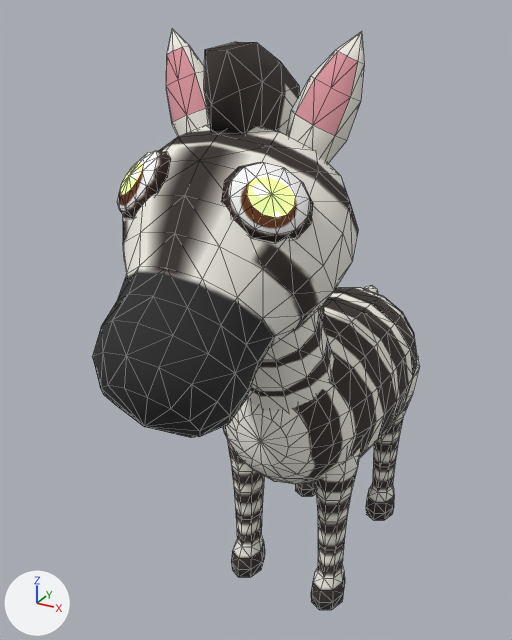
What one commit did to the glTF model assets/models/animals/zebra_foal.glb.
Camera for both pictures: a camera (50 mm lens) standing at (0.505, -1.214, 1.117) and looking at (-0.081, -0.148, 0.584). The lights are fixed; the arrows at lower left show +X, +Y and +Z. The older version comes first. Mesh edges are drawn as thin lines. Vertices at exactly the same position are counted once.

The scene before the commit, as lines of its bpy script (objects in view):
```python
me_zebra_foal = bpy.data.meshes.new('zebra_foal')
me_zebra_foal.from_pydata(...)  # 1048 vertices, 2040 faces; spans x -0.171..0.171, y -0.627..0.367, z 0.0..1.091
# faces by material slot: [2016, 24]
me_zebra_foal.materials.append(mat_body)  # picture img_zebra_foal_body
me_zebra_foal.materials.append(mat_eye_glow)  # picture img_zebra_foal_body, glowing green #e6f7a0
ob_zebra_foal = bpy.data.objects.new('zebra_foal', me_zebra_foal)
ob_zebra_foal.location = (0.0, 0.0, 0.0)
```
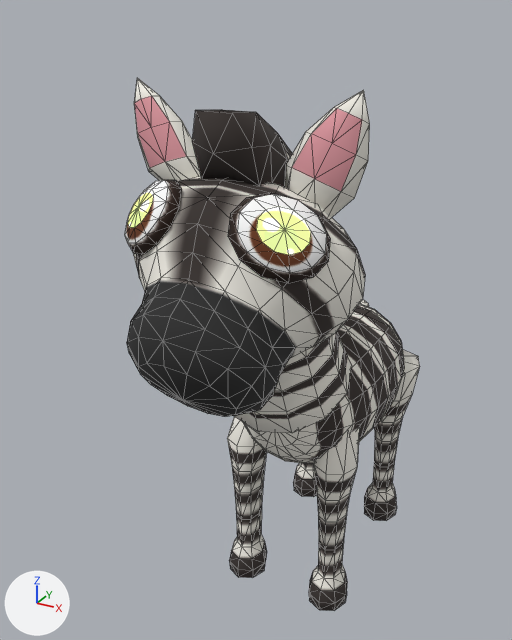
The change in detail:
me_zebra_foal is used by ob_zebra_foal; location (0.0, 0.0, 0.0).
me_zebra_foal had 1048 vertices, 2040 faces and spanned x -0.171..0.171, y -0.627..0.367, z 0.0..1.091.
me_zebra_foal now has 1048 vertices, 2040 faces and spans x -0.205..0.182, y -0.545..0.303, z 0.0..1.022.
me_zebra_foal part 1: the loose piece of 226 vertices spanning x -0.166..0.166, y -0.279..0.279, z 0.248..0.578 is scaled about its middle by (0.88, 0.8, 0.85), then moved by (0.0, 0.0, 0.001).
me_zebra_foal part 2: the loose piece of 156 vertices spanning x -0.171..0.171, y -0.627..-0.198, z 0.573..0.974 is multiplied about its middle by the matrix ((1.062, 0.0, 0.0), (0.0, 0.861, -0.162), (0.0, -0.162, 0.931)), then moved by (0.0, 0.039, -0.046).
me_zebra_foal part 3: the loose piece of 50 vertices spanning x 0.043..0.147, y -0.482..-0.394, z 0.849..0.941 is multiplied about its middle by the matrix ((1.144, 0.057, -0.014), (0.049, 1.047, -0.003), (-0.021, 0.014, 1.143)), then moved by (0.006, 0.023, -0.051).
me_zebra_foal part 4: the loose piece of 50 vertices spanning x -0.147..-0.043, y -0.482..-0.394, z 0.849..0.941 is multiplied about its middle by the matrix ((1.144, -0.057, 0.014), (-0.049, 1.047, -0.003), (0.021, 0.014, 1.143)), then moved by (-0.006, 0.023, -0.051).
me_zebra_foal part 5: the loose piece of 32 vertices spanning x -0.015..0.015, y 0.229..0.343, z 0.292..0.535 is scaled about its middle by (0.88, 0.8, 0.85), then moved by (0.0, -0.057, 0.001).
me_zebra_foal part 6: 302 of 1048 vertices moved; they spanned x -0.157..0.157, y -0.414..-0.044, z 0.0..1.091 and now span x -0.205..0.178, y -0.412..0.002, z 0.0..1.022; mean shift (-0.002, 0.007, -0.037); largest move (-0.016, -0.188, 1.009) -> (-0.028, -0.22, 0.907).
me_zebra_foal part 7: 116 of 1048 vertices moved; they spanned x -0.145..0.145, y 0.125..0.367, z 0.0..0.427 and now span x -0.144..0.144, y 0.125..0.303, z 0.0..0.426; mean shift (0.0, -0.02, 0.007); largest move (0.0, 0.34, 0.173) -> (0.0, 0.272, 0.21).

Changed parts and their boxes (x1, y1, x2, y2) in the pictures (512 x 640 px; the box of a moved part takes in the faces that stretch with it):
'zebra_foal', reshaped (10% narrower, 8% shorter): before (93, 28, 420, 610); after (125, 78, 420, 611)
part 1 of me_zebra_foal, moved or reshaped: before (223, 287, 417, 484); after (243, 303, 404, 464)
part 2 of me_zebra_foal, moved or reshaped: before (93, 125, 358, 438); after (127, 176, 365, 417)
part 3 of me_zebra_foal, moved or reshaped: before (222, 162, 313, 242); after (228, 193, 331, 283)
part 4 of me_zebra_foal, moved or reshaped: before (117, 151, 171, 218); after (125, 180, 182, 254)
part 5 of me_zebra_foal, moved or reshaped (mostly hidden): before (364, 286, 378, 294); after (360, 300, 369, 307)
part 6 of me_zebra_foal, moved or reshaped: before (166, 28, 365, 610); after (134, 78, 370, 611)
part 7 of me_zebra_foal, moved or reshaped: before (295, 356, 420, 520); after (293, 350, 420, 521)
